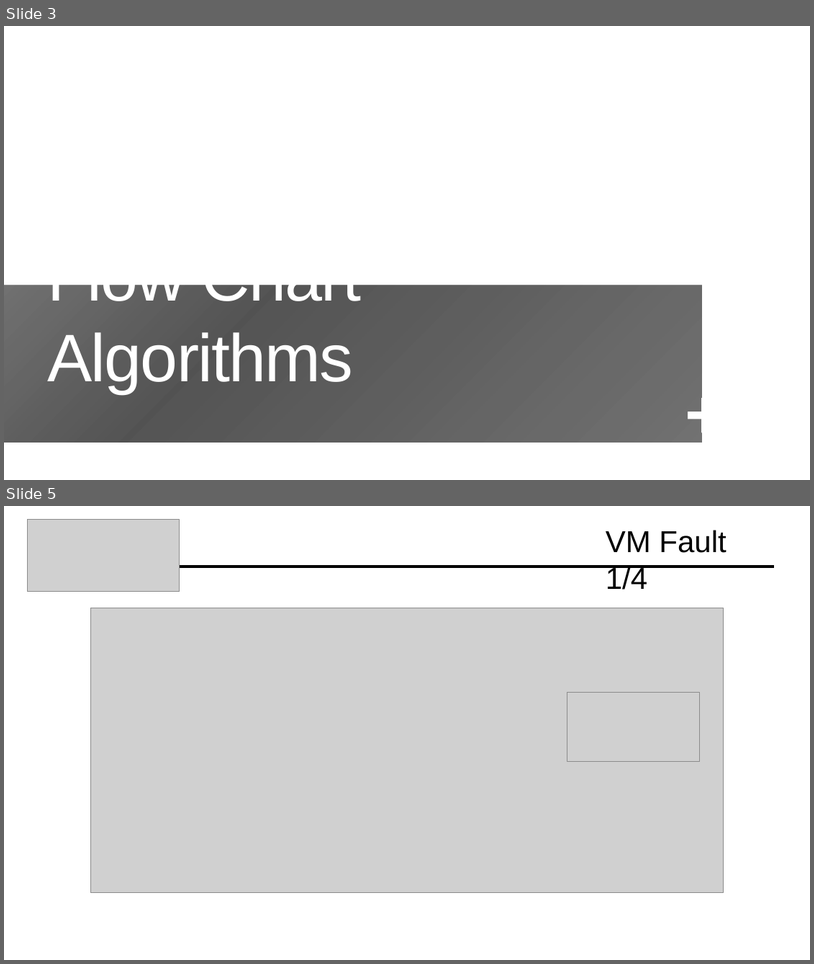
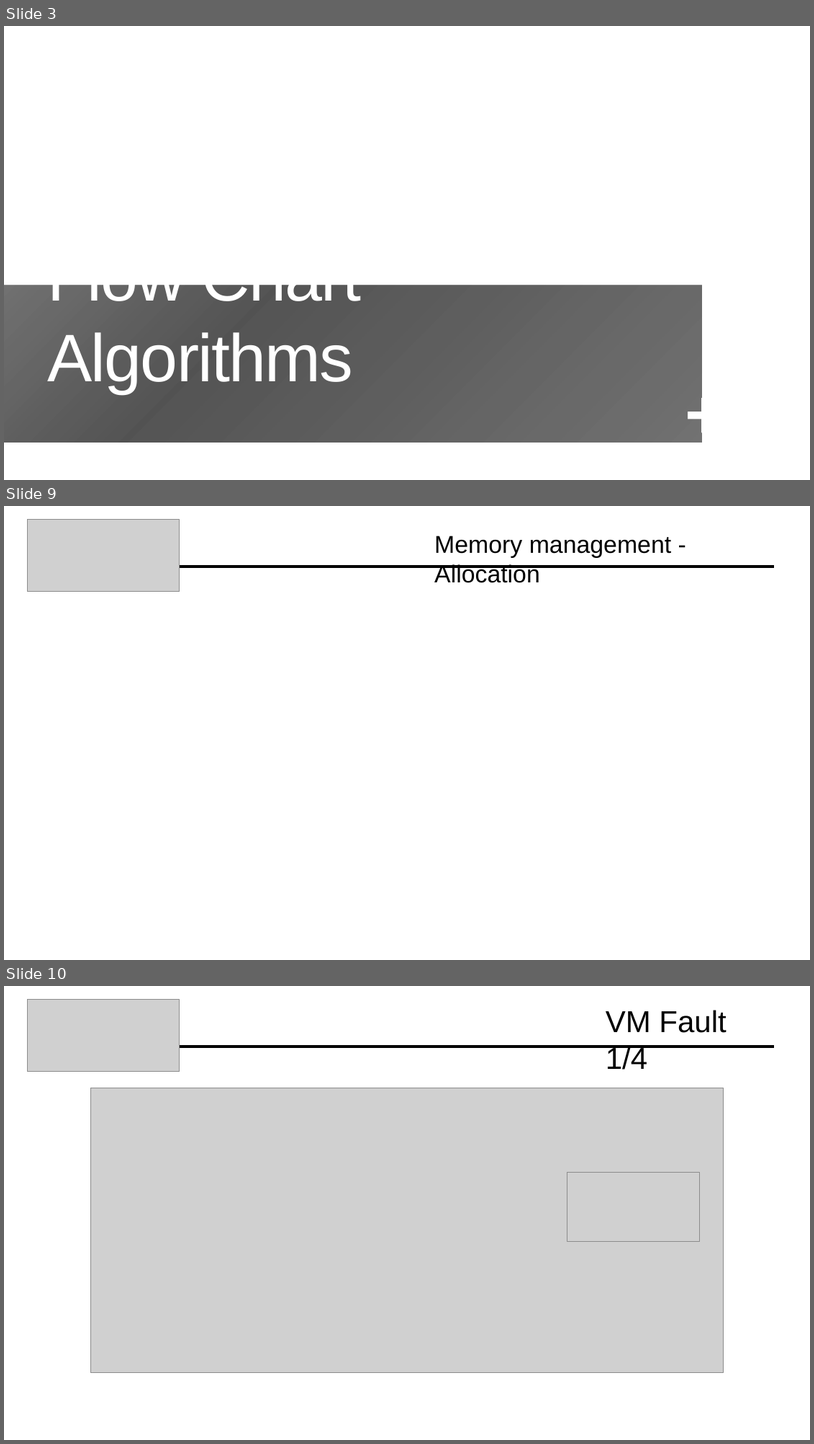
Before and after one commit to Davide619/OS161, a slide deck: Presentazione Progetto OS161.pptx. Shown one above the other, each under a label of ours: slides 3 and 5 before the commit, slides 3, 9 and 10 after it; the slides between them are not shown. The pictures are 814x964 and 814x1444 pixels, drawn with LibreOffice and Linux fonts; fonts in the diff are those of the drawing; grey boxes stand for pictures; background and template pictures are left out. Boxes give left, top, right and bottom in pixels: in the first picture for what was removed or moved away, otherwise in the second. Text is boxed around its words. In the diff, an @@ line names an element or a change of style, - is before the commit and + after.

```diff
--- a/Presentazione Progetto OS161.pptx
+++ b/Presentazione Progetto OS161.pptx
@@ slide 9 added at [4, 506, 810, 960], background #FFFFFF @@
@@ picture added at [28, 519, 180, 591] @@
@@ title added at [435, 536, 671, 583], 29 pt, text #000000 @@
+Memory management - Allocation
@@ line added from (180, 566) to (774, 566), #000000 3 pt @@
@@ what was slide 5 is now slide 10 @@
```
Also in this commit, not shown: 1 slide changed, 4 other slides added, 4 other files.
